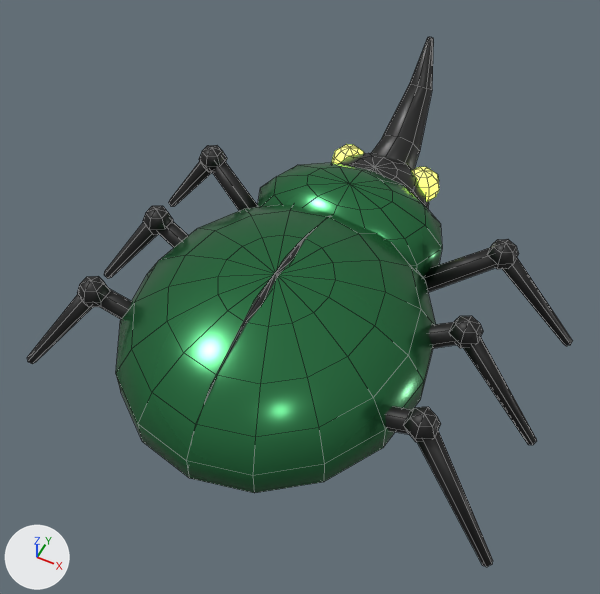
The Blender file assets-src/escarabajo/escarabajo.blend as it was, and as the next commit left it.
The view is the same before and after, from a 50 mm lens placed at (1.41, -2.85, 4.08), pointed at (-0.05, 0.08, 0.42). Every picture has the same lights, and +X, +Y and +Z are marked at lower left. The picture after the commit comes second. Mesh edges are drawn as thin lines.

The first picture shows 'Escarabajo'.
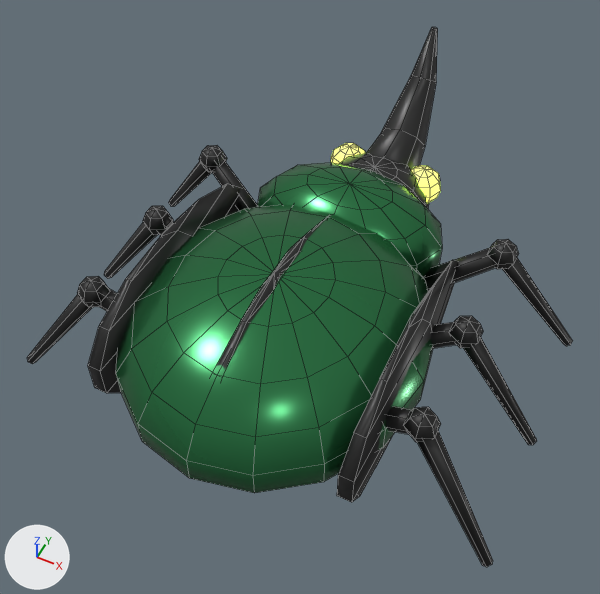
What the commit changed:
Material 'Shine' (mat_shine) is new.
Its base color is (0.0648, 0.578, 0.188) (green #48c878).
Its roughness is 0.22.
me_escarabajo is used by ob_escarabajo; location (0.0, 0.0, 0.0).
me_escarabajo had 714 vertices, 734 faces and spanned x -1.47..1.47, y -1.25..1.88, z 0.01..1.18.
me_escarabajo now has 825 vertices, 860 faces and spans x -1.47..1.47, y -1.25..1.94, z 0.01..1.23.
me_escarabajo part 1: a new loose piece, a UV sphere (7 segments, 8 rings, poles along z) spanning x -0.09..0.09, y -1.16..0.61, z 0.03..1.03, in mat_dark (black #1c1c1c).
me_escarabajo part 2: a new loose piece, a UV sphere (5 segments, 7 rings, poles along z) spanning x -0.78..-0.66, y -0.99..0.6, z 0.06..0.94, in mat_dark (black #1c1c1c).
me_escarabajo part 3: a new loose piece, a UV sphere (5 segments, 7 rings, poles along z) spanning x 0.66..0.78, y -0.99..0.6, z 0.06..0.94, in mat_dark (black #1c1c1c).
me_escarabajo part 4: a new loose piece, a UV sphere (8 segments, 6 rings, poles along z) spanning x -0.39..-0.13, y 1.09..1.35, z 0.4..0.66, in mat_eye (green #d0ff60, glowing green #d0ff60).
me_escarabajo part 5: a new loose piece, a UV sphere (8 segments, 6 rings, poles along z) spanning x 0.13..0.39, y 1.09..1.35, z 0.4..0.66, in mat_eye (green #d0ff60, glowing green #d0ff60).
me_escarabajo part 6: the loose piece of 32 vertices spanning x -0.19..0.19, y 1.07..1.88, z 0.3..1.18 is rebuilt with 32 vertices and now spans x -0.22..0.22, y 1.07..1.94, z 0.27..1.23.
me_escarabajo part 7: the loose piece of 44 vertices spanning x -0.06..0.06, y -1.24..0.6, z 0.04..1.02 is deleted.
me_escarabajo part 8: the loose piece of 42 vertices spanning x -0.38..-0.14, y 1.1..1.34, z 0.41..0.65 is deleted.
me_escarabajo part 9: the loose piece of 42 vertices spanning x 0.14..0.38, y 1.1..1.34, z 0.41..0.65 is deleted.
Other edits to the shape of me_escarabajo do not show in these pictures.
me_escarabajo gains material mat_shine (green #48c878).

Boxes (x1, y1, x2, y2) around the edits, measured in the pictures (600 x 594 px):
'Escarabajo', reshaped
    before: (27, 37, 572, 567)
    after: (27, 27, 572, 567)
part 1 of me_escarabajo, added (mostly hidden)
    after: (216, 215, 331, 370)
part 2 of me_escarabajo, added (black)
    after: (88, 184, 241, 393)
part 3 of me_escarabajo, added (black)
    after: (337, 260, 458, 502)
part 4 of me_escarabajo, added
    after: (331, 143, 365, 164)
part 5 of me_escarabajo, added
    after: (411, 165, 441, 204)
part 6 of me_escarabajo, rebuilt (16% wider, 7% taller)
    before: (372, 37, 434, 170)
    after: (366, 27, 438, 169)
part 7 of me_escarabajo, deleted (mostly hidden)
    before: (192, 224, 320, 436)
part 8 of me_escarabajo, deleted
    before: (332, 144, 364, 164)
part 9 of me_escarabajo, deleted
    before: (412, 167, 439, 202)
